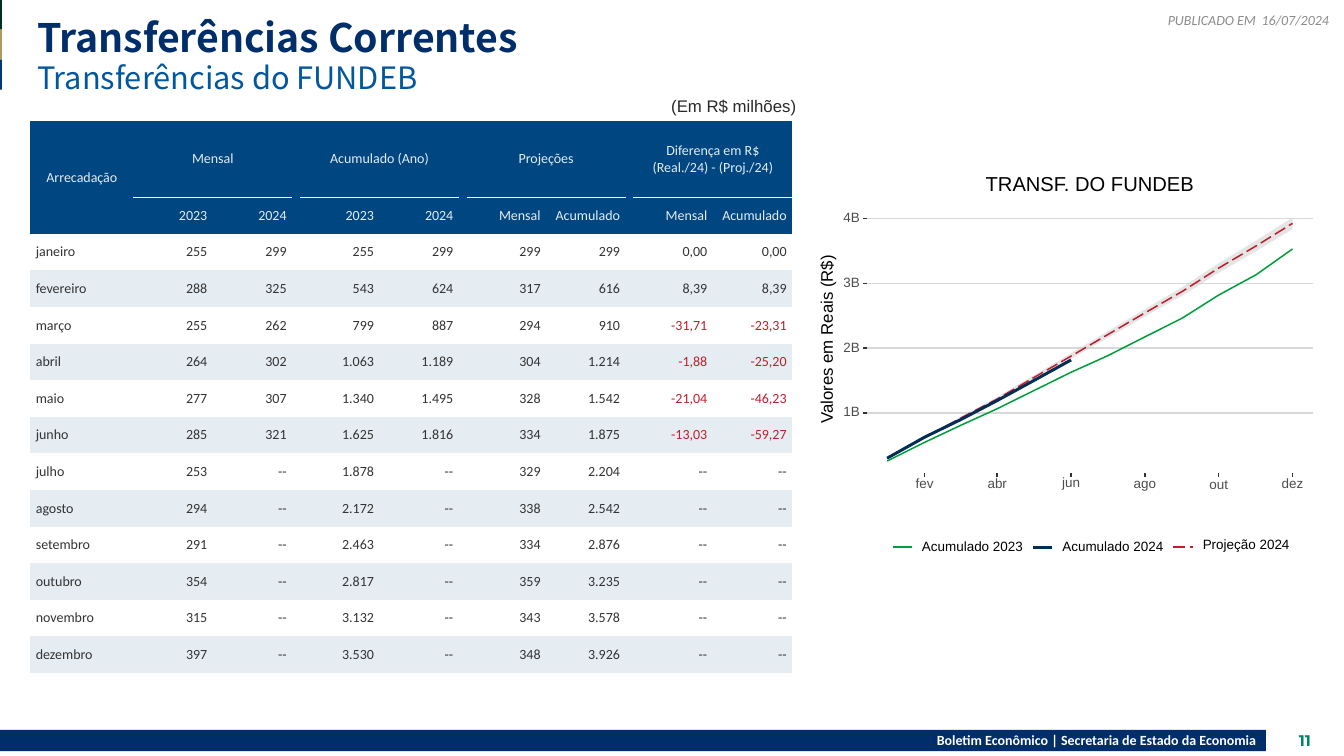
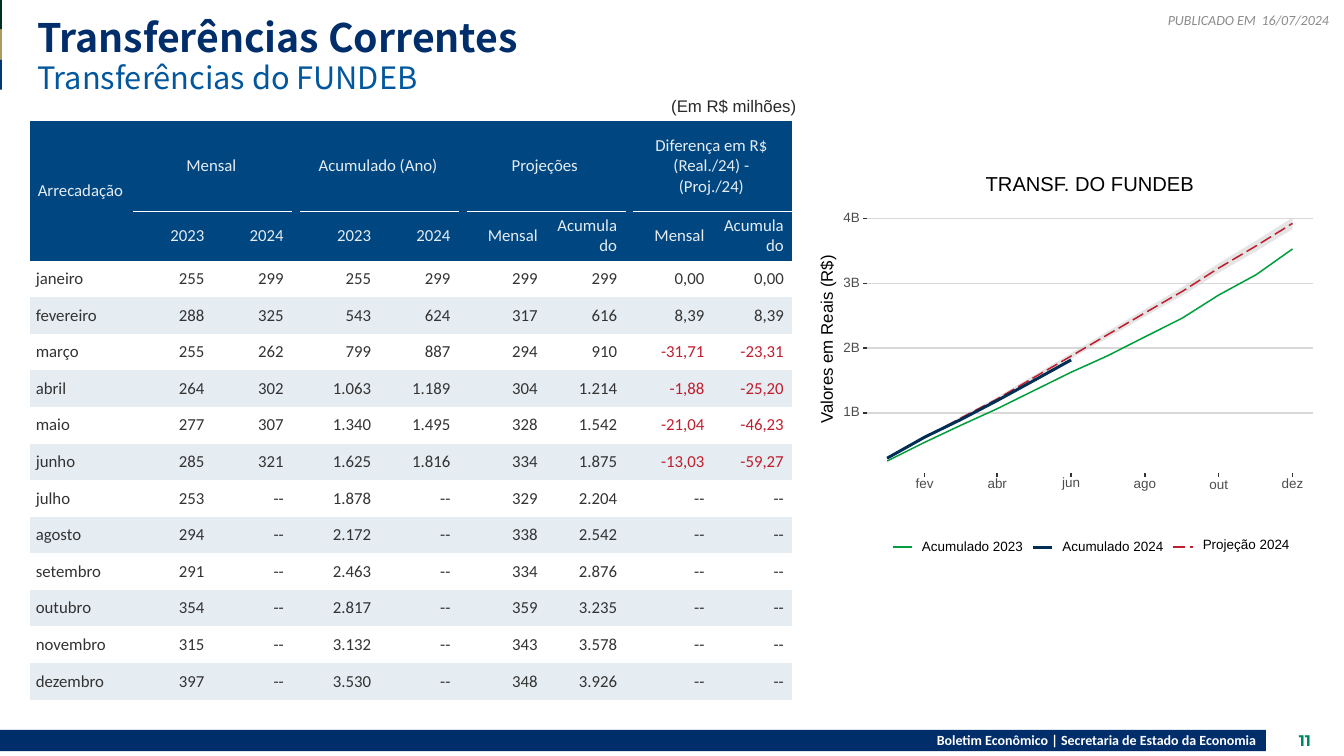
Before and after one commit to raphaellima1/Relatorio_receita, a slide deck: slide 11 of 2024-07-16V2.pptx. Drawn at 1344x756 pixels with LibreOffice and Linux fonts; fonts in the diff are those of the drawing. Boxes give left, top, right and bottom in pixels: in the first picture for what was removed or moved away, otherwise in the second. Text is boxed around its words. In the diff, an @@ line names an element or a change of style, - is before the commit and + after.

```diff
--- a/2024-07-16V2.pptx
+++ b/2024-07-16V2.pptx
@@ table at box(30, 121, 795, 691) @@
@@ size 10 to 12 pt @@
```
Also in this commit, not shown: 4 other slides changed, 3 slides added, 14 other files.
